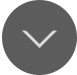
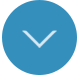
The second 77×75 image is a revision of the first. Changes to its layers:
painted on "Ellipse 1" over [left=2, top=0, right=77, bottom=75]
